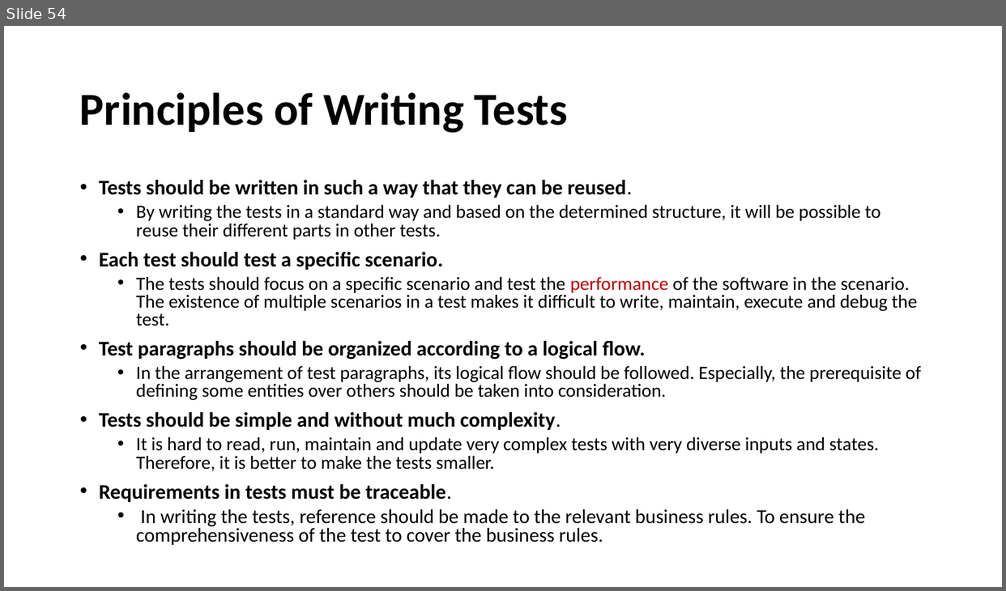
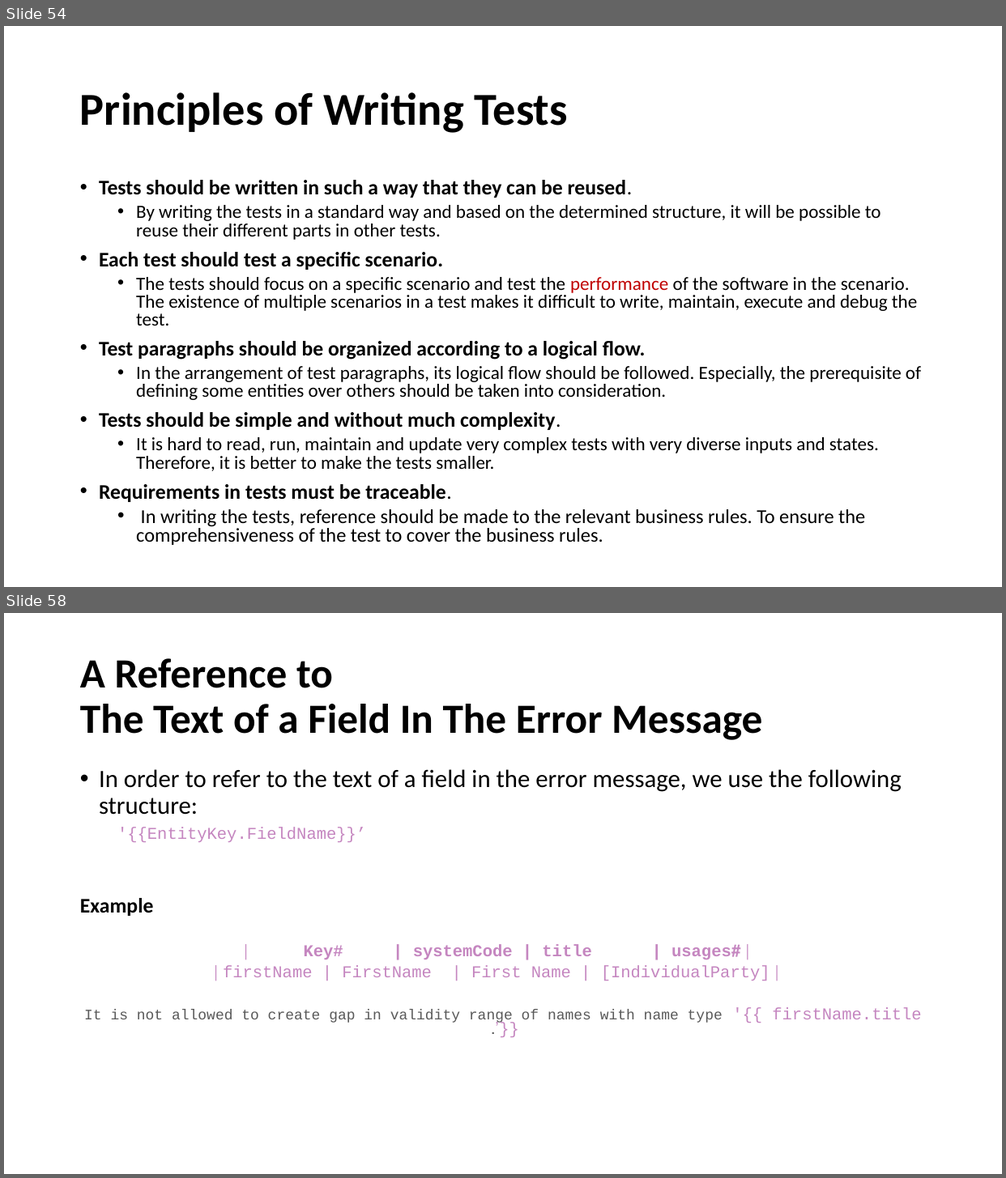
Before and after one commit to fmontazeri/Knowledeg, a slide deck: Gherkin.pptx. Shown one above the other, each under a label of ours: slide 54 before the commit, slides 54 and 58 after it; the slides between them are not shown. The pictures are 1006x591 and 1006x1178 pixels, drawn with LibreOffice and Linux fonts; fonts in the diff are those of the drawing. Boxes give left, top, right and bottom in pixels: in the first picture for what was removed or moved away, otherwise in the second. Text is boxed around its words. In the diff, an @@ line names an element or a change of style, - is before the commit and + after.

```diff
--- a/Gherkin.pptx
+++ b/Gherkin.pptx
@@ slide 58 added at <box>4,613,1002,1174</box>, background #FFFFFF @@
@@ title added at <box>80,658,762,740</box>, 40 pt, text #000000, bold @@
+A Reference to
+The Text of a Field In The Error Message
@@ text added at <box>80,769,921,1024</box>, 16 pt, text #C586C0 @@
+• In order to refer to the text of a field in the error message, we use the following structure:
+  '{{EntityKey.FieldName}}’
+Example
+| #Key# | systemCode | title | usages |
+| firstName | FirstName | First Name | [IndividualParty] |
+It is not allowed to create gap in validity range of names with name type '{{ firstName.title}}’.
```
Also in this commit, not shown: 4 slides changed, 7 other slides added.
